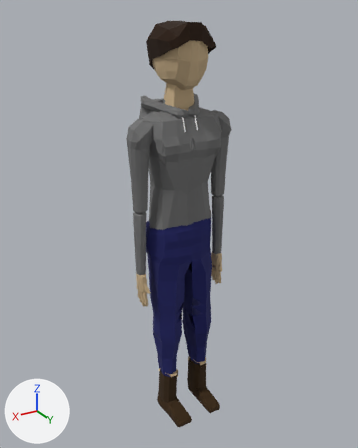
One commit to the glTF model models/player_male.gltf: the scene before it, then after it.
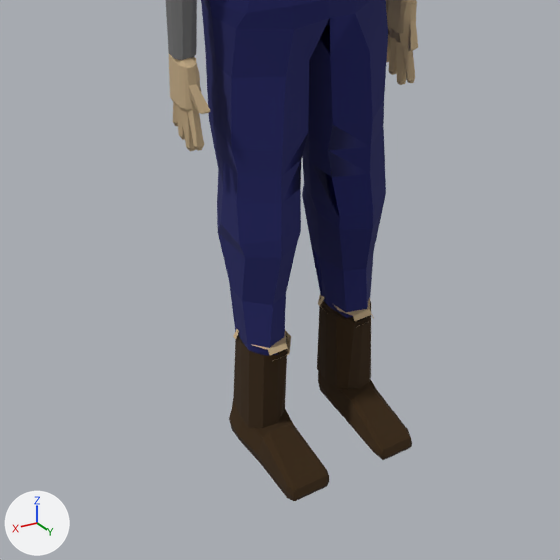
The first picture shows the older version from a 50 mm camera at (0.429, 0.715, 0.758) aimed at (-0.003, -0.005, 0.398). The close-ups show the older and then the newer version on the part from 22% to 76% of the width and 57% to 100% of the height of that picture. Only the edits that show in the close-ups are written down. Arrows for +X, +Y and +Z are at lower left; the lights stay in place. Where no turn or scale is listed for an object, it has been applied to the vertices.

The first close-up shows 'L Boot', 'L Boot Trim', 'L Foot', 'L Forearm', 'L Hand', 'L Pants', 'R Boot', 'R Boot Trim', 'R Foot', 'R Hand', 'R Pants', 'plane'.
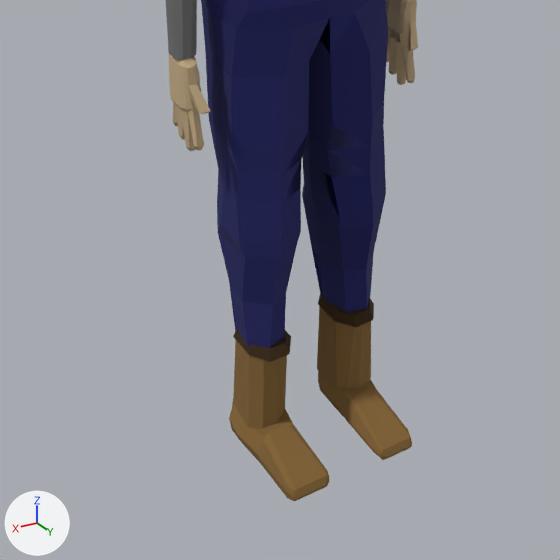
Boxes [x1, y1, x2, y2] around the edits, measured in the close-ups (560 x 560 px):
'L Foot', recoloured (lighter): [229, 403, 329, 501] in both
'R Boot', recoloured (black to brown): [317, 306, 371, 389] in both
'L Boot', recoloured (lighter): [233, 339, 287, 429] in both
'R Foot', recoloured (lighter): [318, 371, 412, 460] in both
'R Boot Trim', recoloured (brown to black): [318, 294, 374, 327] in both
'L Boot Trim', recoloured (beige to brown): [233, 329, 291, 361] in both

The change in detail:
me_mesh_4 has 30 vertices, 56 faces and spans x -0.0172..0.0156, y -0.0328..0.0094, z 0.0141..0.0828.
me_mesh_4 no longer uses material mat_material_2.
me_mesh_4 gains material mat_material_1.
me_mesh_5 has 18 vertices, 32 faces and spans x -0.0172..0.0172, y -0.0219..0.025, z -0.0234..0.0063.
me_mesh_5 no longer uses material mat_material_3.
me_mesh_5 gains material mat_material_2.
me_mesh_6 has 78 vertices, 152 faces and spans x -0.0203..0.0156, y -0.0625..0.0281, z 0.0063..0.0344.
me_mesh_6 no longer uses material mat_material_2.
me_mesh_6 gains material mat_material_1.
me_mesh_7 has 78 vertices, 152 faces and spans x -0.0172..0.0219, y -0.0625..0.0281, z 0.0063..0.0344.
me_mesh_7 no longer uses material mat_material_2.
me_mesh_7 gains material mat_material_1.
me_mesh_11 has 18 vertices, 32 faces and spans x -0.0172..0.0172, y -0.0219..0.025, z -0.0234..0.0063.
me_mesh_11 no longer uses material mat_material_3.
me_mesh_11 gains material mat_material_2.
me_mesh_12 has 30 vertices, 56 faces and spans x -0.0156..0.0172, y -0.0328..0.0094, z 0.0141..0.0828.
me_mesh_12 no longer uses material mat_material_2.
me_mesh_12 gains material mat_material_1.
